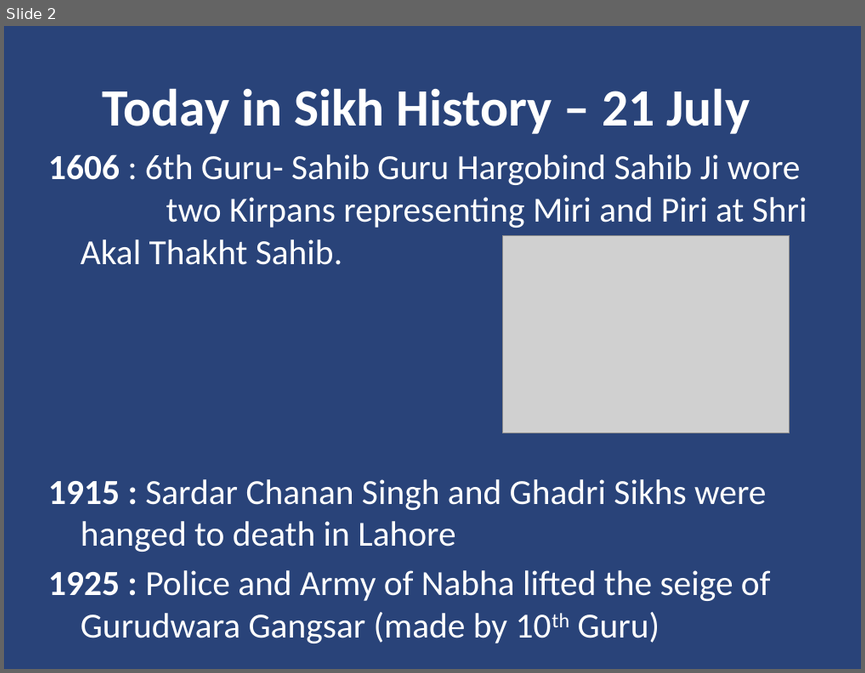
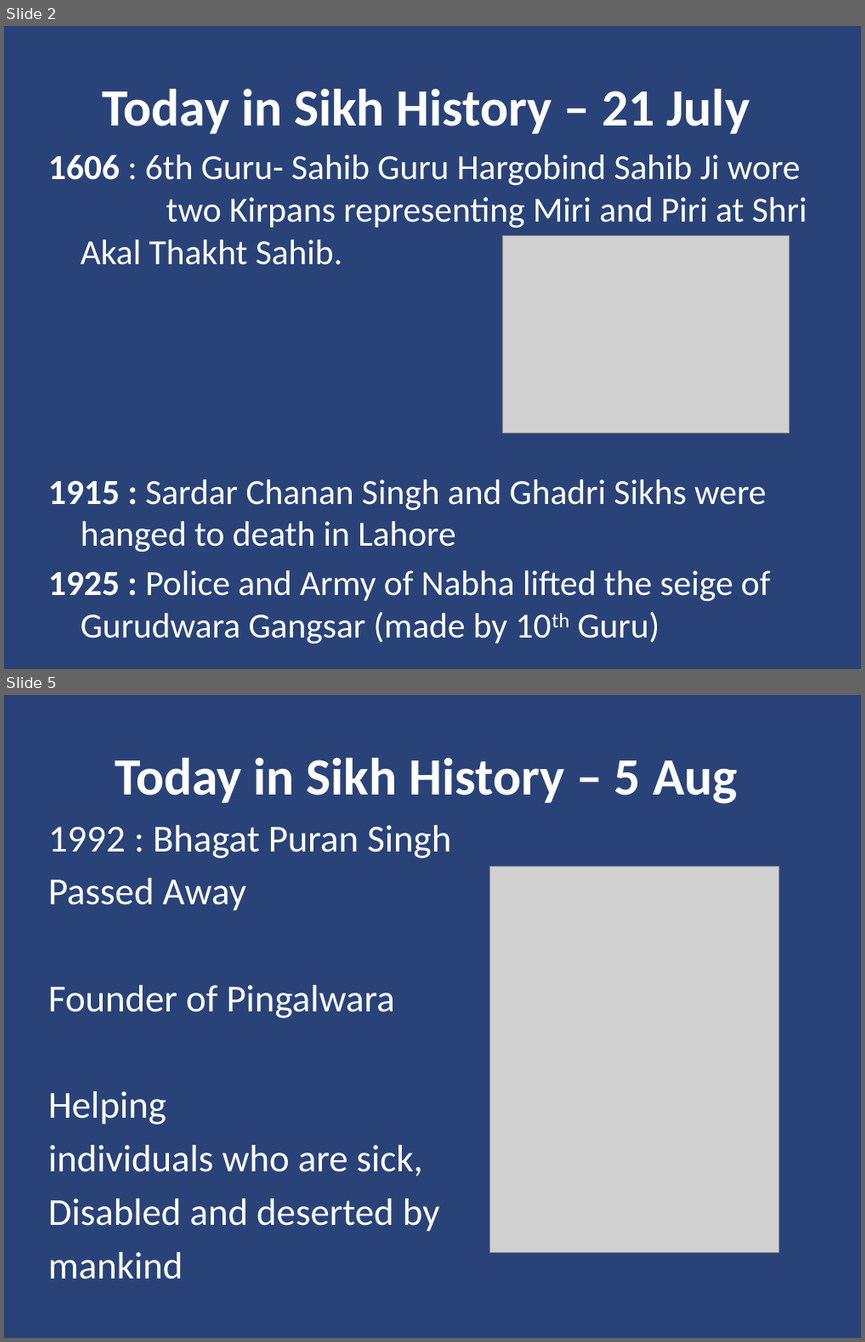
Before and after one commit to jagatsingh/sikhism, a slide deck: presentations/Today in Sikh History.pptx. Shown one above the other, each under a label of ours: slide 2 before the commit, slides 2 and 5 after it; the slides between them are not shown. The pictures are 865x673 and 865x1342 pixels, drawn with LibreOffice and Linux fonts; fonts in the diff are those of the drawing; grey boxes stand for pictures. Boxes give left, top, right and bottom in pixels: in the first picture for what was removed or moved away, otherwise in the second. Text is boxed around its words. In the diff, an @@ line names an element or a change of style, - is before the commit and + after.

Commit message:
Adding Bhagat Puran Singh , Today in Sikh History 5 Aug

```diff
--- a/presentations/Today in Sikh History.pptx
+++ b/presentations/Today in Sikh History.pptx
@@ slide 5 added at [4,695,861,1338], background #002060 at 84% opacity @@
@@ title added at [114,757,738,804], 44 pt, text #FFFFFF, bold @@
+Today in Sikh History – 5 Aug
@@ text added at [48,825,451,1279], 32 pt, text #FFFFFF @@
+1992 : Bhagat Puran Singh
+Passed Away
+Founder of Pingalwara
+Helping
+individuals who are sick,
+Disabled and deserted by
+mankind
@@ picture added at [490,867,779,1252] @@
```
